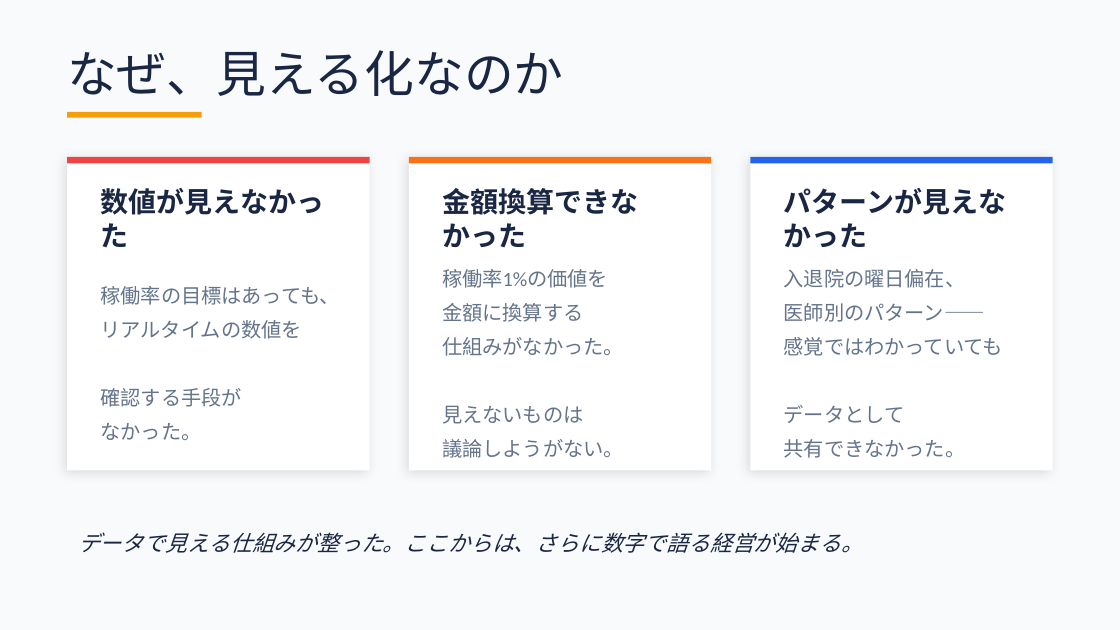
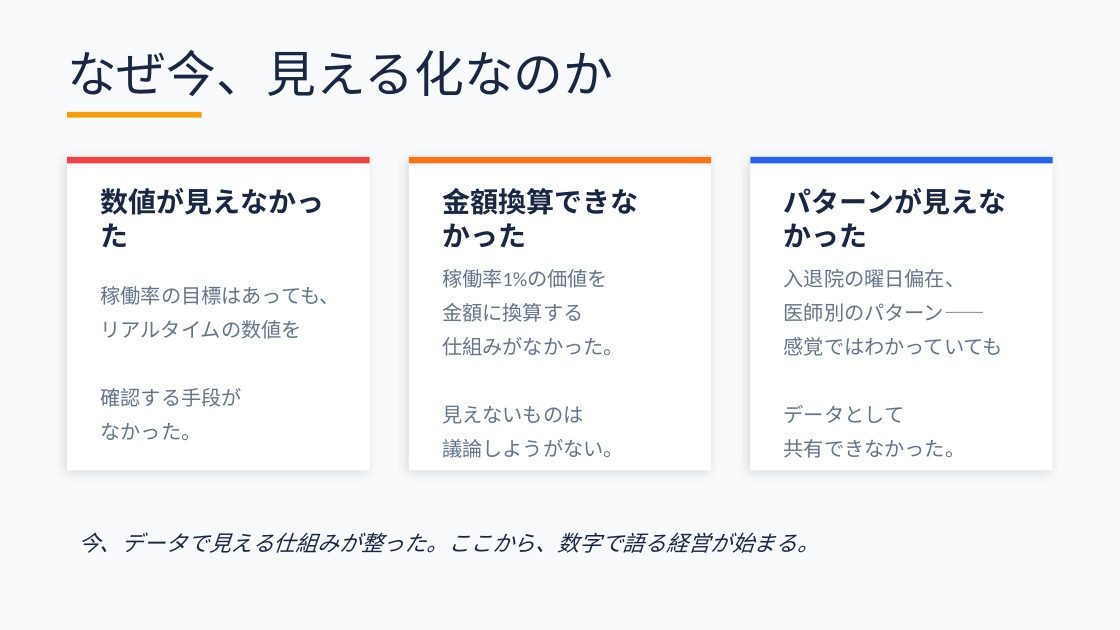
Before and after one commit to torukubota2023/bed-control-simulator, a slide deck: slide 2 of docs/admin/bed_control_evolution_presentation.pptx. Drawn at 1120x630 pixels with LibreOffice and Linux fonts; fonts in the diff are those of the drawing. Boxes give left, top, right and bottom in pixels: in the first picture for what was removed or moved away, otherwise in the second. Text is boxed around its words. In the diff, an @@ line names an element or a change of style, - is before the commit and + after.

```diff
--- a/docs/admin/bed_control_evolution_presentation.pptx
+++ b/docs/admin/bed_control_evolution_presentation.pptx
@@ text at bbox=[67, 50, 613, 96]: text changed @@
-なぜ、見える化なのか
+なぜ今、見える化なのか
@@ text at bbox=[78, 532, 819, 553]: text changed @@
-データで見える仕組みが整った。ここからは、さらに数字で語る経営が始まる。
+今、データで見える仕組みが整った。ここから、数字で語る経営が始まる。
```
Also in this commit, not shown: 6 other slides changed, 3 other files.
